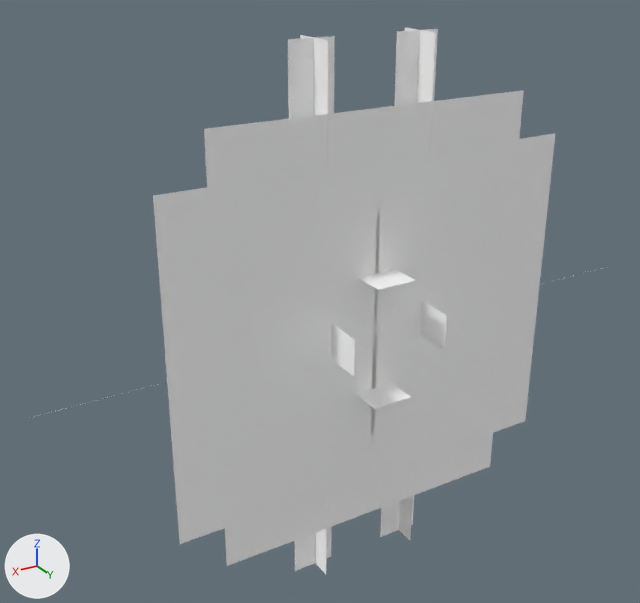
The glTF model support-level-3/assets/models/rack.gltf, before and after one commit.
The view is the same before and after, from a 50 mm lens placed at (7.53, 11.17, 7.22), pointed at (0.67, -0.25, 1.5). Every picture has the same lights, and +X, +Y and +Z are marked at lower left. The older version comes first. Vertices at exactly the same position are counted once.

In view in the first picture: 'rack'.
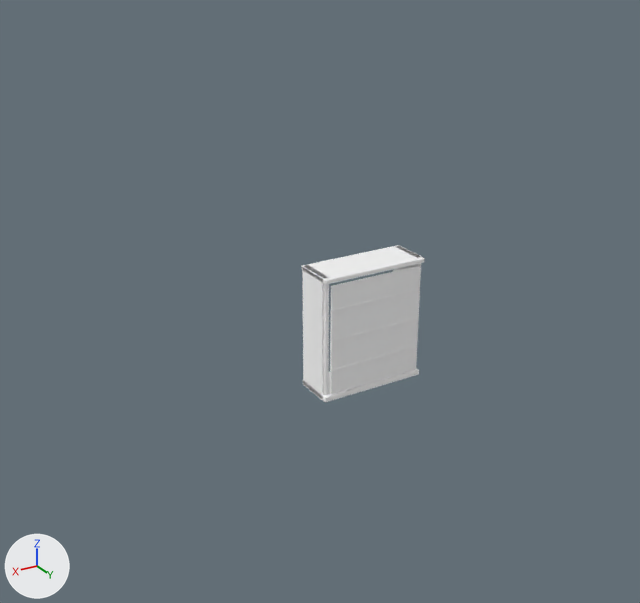
Where the change shows, as pixel boxes (x1, y1, x2, y2) in the pictures (640 x 603 px):
'rack', reshaped (79% narrower, 71% shorter): before (30, 28, 609, 575); after (302, 245, 425, 402)
part 1 of me_rack, added: after (330, 266, 419, 394)
part 2 of me_rack, added: after (331, 346, 416, 373)
part 3 of me_rack, added: after (331, 318, 417, 343)
part 4 of me_rack, added: after (399, 245, 422, 362)
part 5 of me_rack, added: after (302, 266, 324, 400)
part 6 of me_rack, deleted: before (30, 28, 609, 575)
part 7 of me_rack, added: after (326, 259, 424, 402)

What the commit changed:
me_rack is used by ob_rack; location (0.0, 0.0, 0.0).
me_rack had 288 vertices, 248 faces and spanned x -5.55..5.55, y -2.46..3.19, z -3.55..5.7.
me_rack now has 144 vertices, 248 faces and spans x -0.95..0.95, y -0.38..0.38, z 0.0..2.15.
me_rack part 1: a new loose piece, a box spanning x -0.84..0.84, y 0.345..0.375, z 0.125..2.025, in mat_rack_front (white #ffffff).
me_rack part 2: a new loose piece, a box spanning x -0.84..0.84, y 0.355..0.385, z 0.525..0.575, in mat_metal_dark (white #ffffff).
me_rack part 3: a new loose piece, a box spanning x -0.84..0.84, y 0.355..0.385, z 1.05..1.1, in mat_metal_dark (white #ffffff).
me_rack part 4: a new loose piece, a box spanning x -0.95..-0.91, y -0.34..0.28, z 0.0..2.15, in mat_metal_dark (white #ffffff).
me_rack part 5: a new loose piece, a box spanning x 0.91..0.95, y -0.34..0.28, z 0.0..2.15, in mat_metal_dark (white #ffffff).
me_rack part 6: 48 loose pieces with 192 vertices, spanning x -5.55..5.55, y -2.46..3.19, z -3.55..5.7, are deleted.
Part 7, on me_rack:
24 new faces join them, mat_metal_dark (white #ffffff).
Other edits to the shape of me_rack do not show in these pictures.
